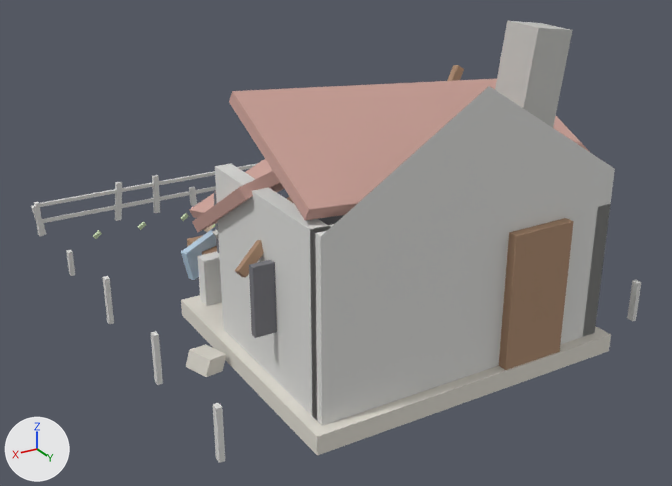
A saved change to the glTF model tools/models3d/out/dum_kovarikovi_zniceny.glb.
One viewpoint serves both versions: a 50 mm lens placed at (6.49, 11.47, 6.47), pointed at (-0.03, 0.62, 1.04). Every picture has the same lights, and +X, +Y and +Z are marked at lower left. The first picture is the older version. Vertices at exactly the same position are counted once.

Objects in the first picture: 'dum_kovarikovi_zniceny_black', 'dum_kovarikovi_zniceny_blue2', 'dum_kovarikovi_zniceny_grey', 'dum_kovarikovi_zniceny_grey3', 'dum_kovarikovi_zniceny_roof2', 'dum_kovarikovi_zniceny_stone2', 'dum_kovarikovi_zniceny_wood2' and 1 more.
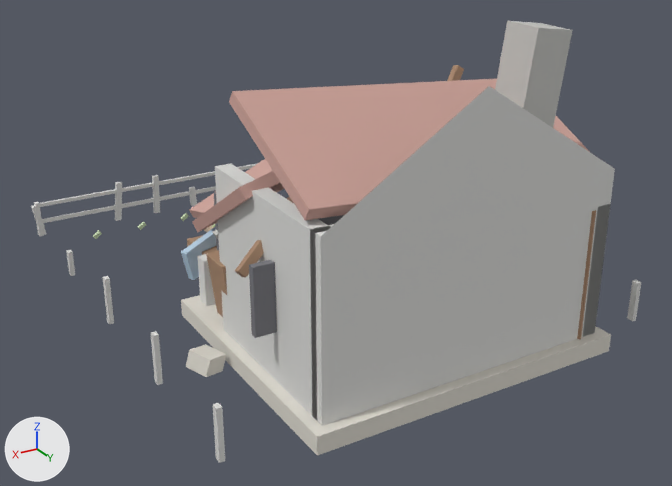
What differs and where, as boxes [x1, y1, x2, y2] in the pictures (672 x 486 px):
part 1 of me_dum_kovarikovi_zniceny_wood2, cut back (mostly hidden afterwards): before [499, 218, 574, 370]; after [206, 210, 596, 339]

The change, as a diff of the scene's bpy script:
```diff
--- a/tools/models3d/out/dum_kovarikovi_zniceny.glb.py
+++ b/tools/models3d/out/dum_kovarikovi_zniceny.glb.py
@@ me_dum_kovarikovi_zniceny_wood2 @@
 # used by ob_dum_kovarikovi_zniceny_wood2; location = (0.0, 0.0, 0.0)
-me_dum_kovarikovi_zniceny_wood2.from_pydata(...)  # 56 vertices, 84 faces; spans x -1.9..2.45, y -1.45..3.98, z 0.0..3.56
+me_dum_kovarikovi_zniceny_wood2.from_pydata(...)  # 128 vertices, 192 faces; spans x -1.91..2.45, y -1.45..3.88, z 0.0..3.56
+# me_dum_kovarikovi_zniceny_wood2 part 1: 8 vertices moved from x -1.35..-0.45, y 3.82..3.98, z 0.47..2.27 to x -1.91..-1.34, y 3.06..3.88, z 0.47..2.27; 48 vertices added at x -1.46..2.15, y 0.9..3.08, z 0.46..1.61
+# other edits to the shape of me_dum_kovarikovi_zniceny_wood2 do not show in these pictures
 me_dum_kovarikovi_zniceny_wood2.materials.append(mat_wood2)
```
